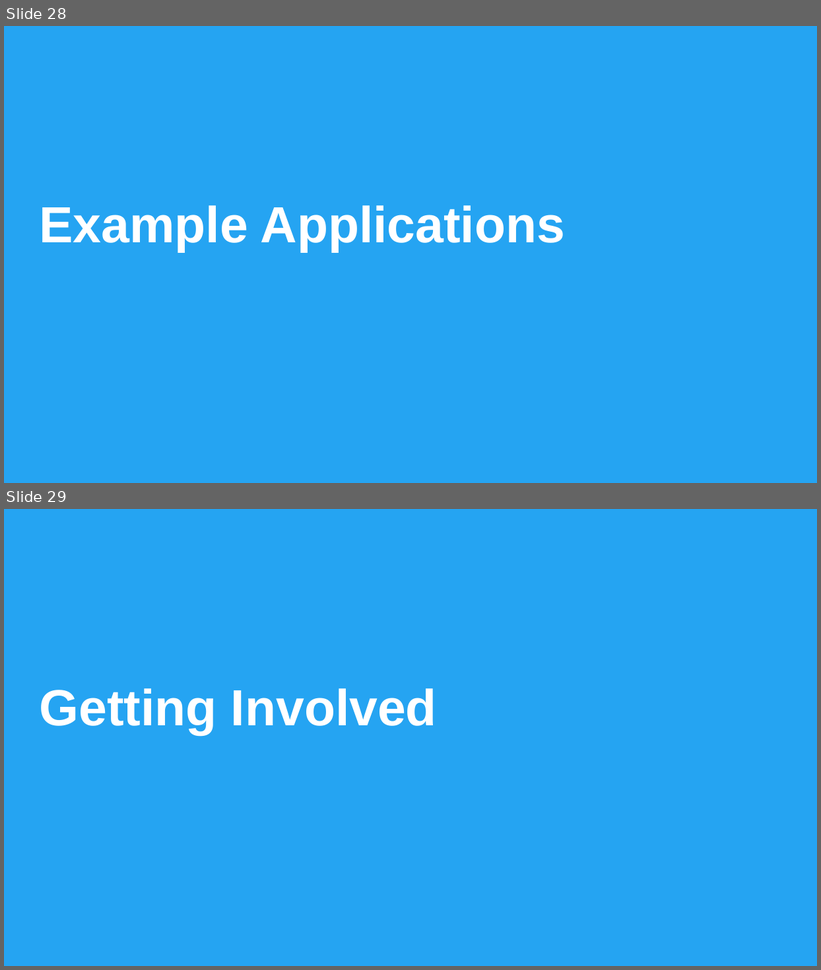
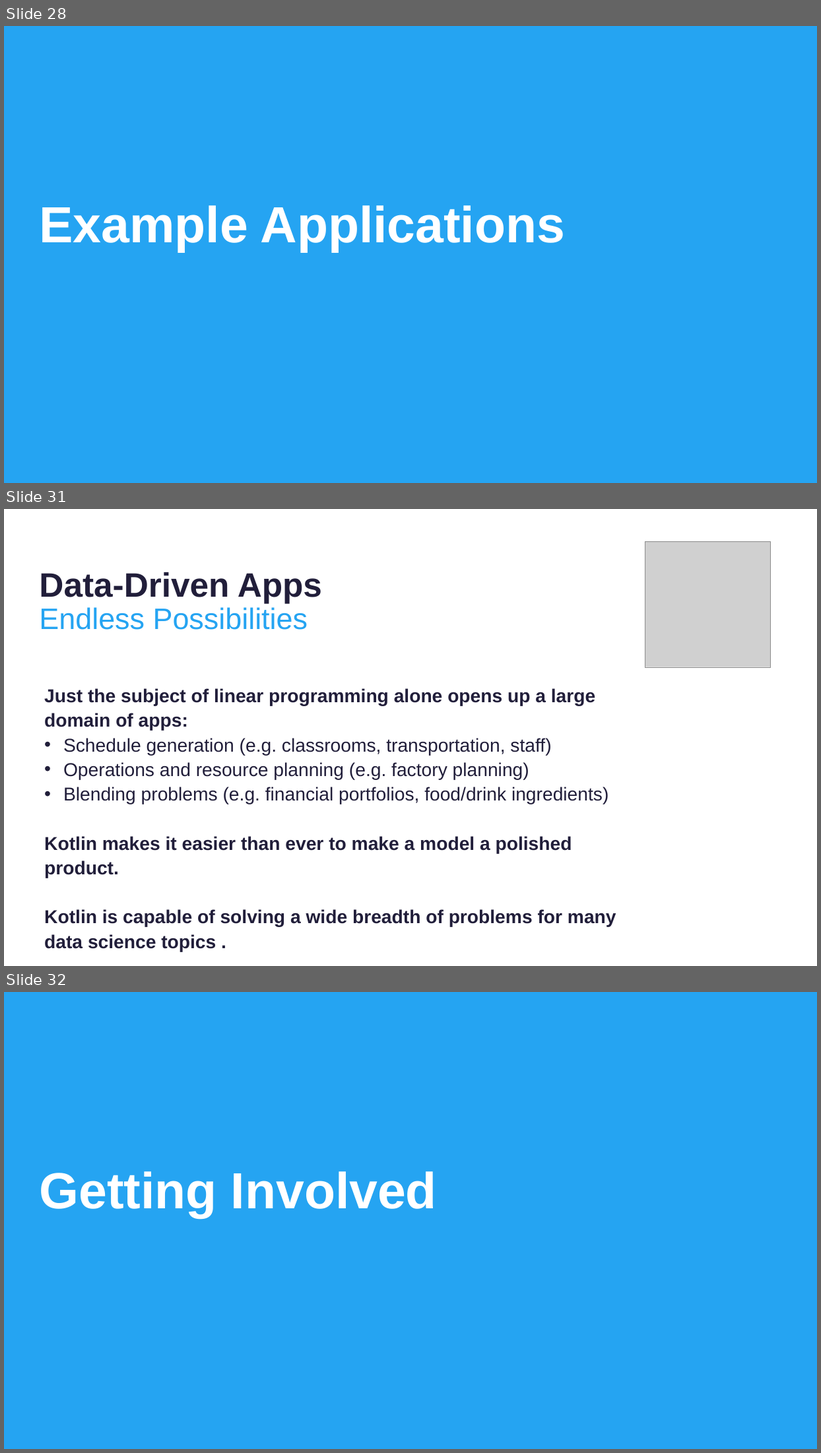
Before and after one commit to thomasnield/kotlinconf-datascience-talk, a slide deck: kotlin_for_data_science.pptx. Shown one above the other, each under a label of ours: slides 28 and 29 before the commit, slides 28, 31 and 32 after it; the slides between them are not shown. The pictures are 821x970 and 821x1453 pixels, drawn with LibreOffice and Linux fonts; fonts in the diff are those of the drawing; grey boxes stand for pictures; background and template pictures are left out. Boxes give left, top, right and bottom in pixels: in the first picture for what was removed or moved away, otherwise in the second. Text is boxed around its words. In the diff, an @@ line names an element or a change of style, - is before the commit and + after.

Commit message:
tweaks

```diff
--- a/kotlin_for_data_science.pptx
+++ b/kotlin_for_data_science.pptx
@@ slide 31 added at [4,509,817,966], background #FFFFFF @@
@@ picture added at [645,541,771,667] @@
@@ text added at [39,572,322,603], 80 pt, text #211E3A, bold @@
+Data-Driven Apps
@@ text added at [39,607,308,630], 70 pt, text #25A4F2 @@
+Endless Possibilities
@@ text added at [44,689,616,953], 44 pt, text #211E3A, bold @@
+  Just the subject of linear programming alone opens up a large domain of apps:
+  • Schedule generation (e.g. classrooms, transportation, staff)
+  • Operations and resource planning (e.g. factory planning)
+  • Blending problems (e.g. financial portfolios, food/drink ingredients)
+  Kotlin makes it easier than ever to make a model a polished product.
+  Kotlin is capable of solving a wide breadth of problems for many data science topics .
@@ what was slide 29 is now slide 32 @@
```
Also in this commit, not shown: 2 other slides added.
